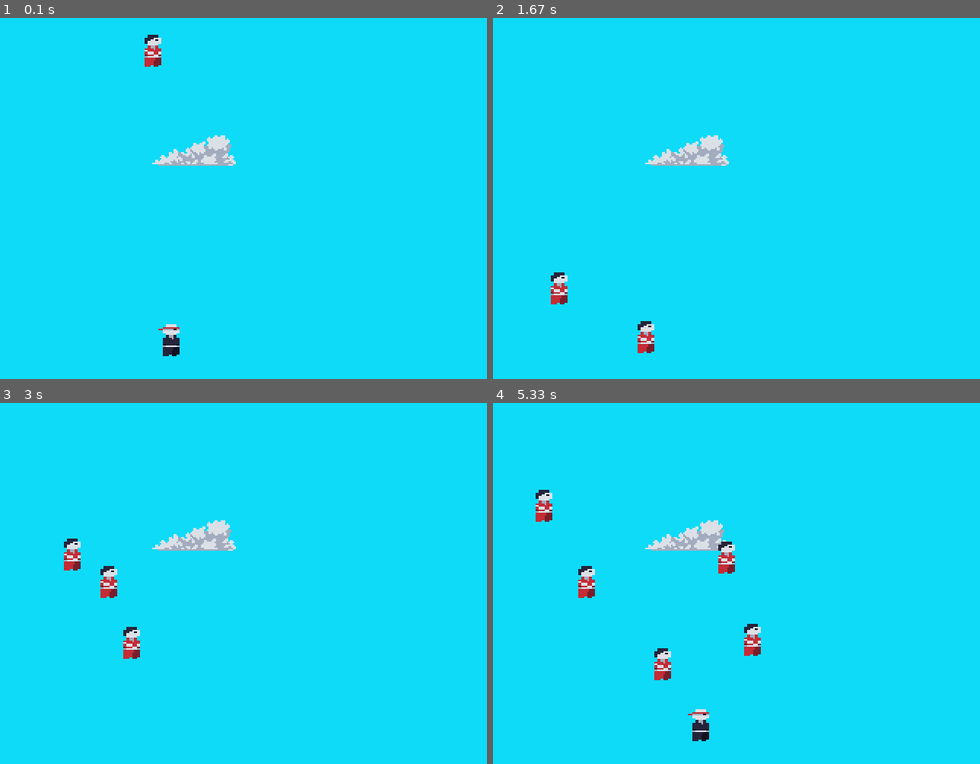
Above: before the commit, frames 1-4 (two rows, left to right).
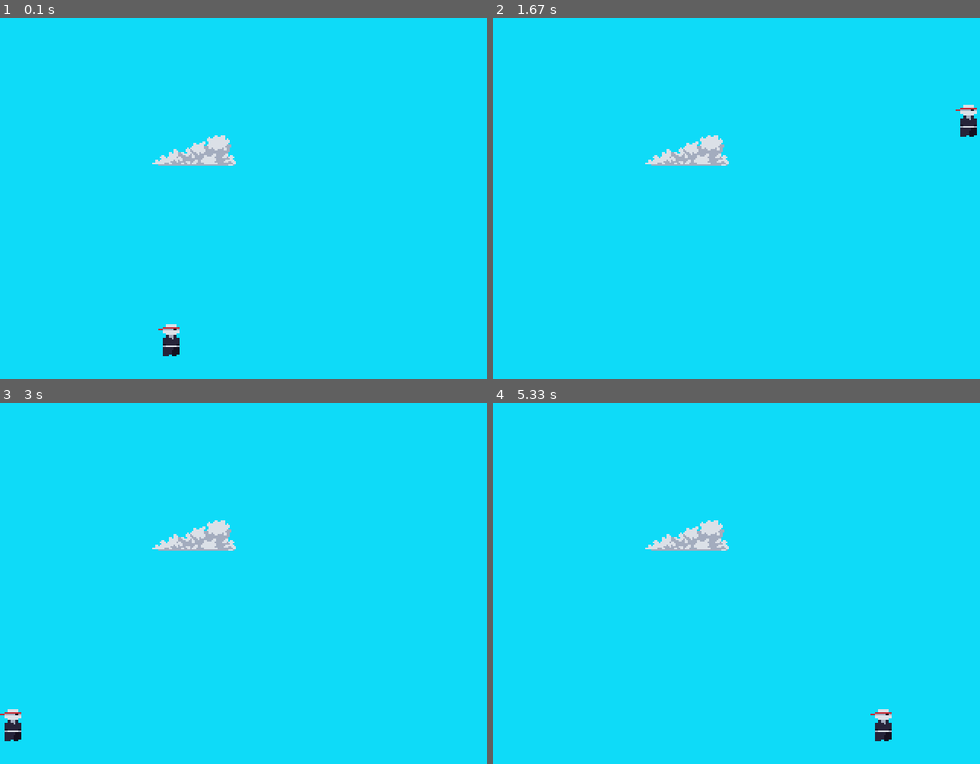
Above: after the commit, the same moments.

Repository: luksquitos/pygame-platformer
Game: pygame game, started from main.py
Same seed, same stepped clock (60 frames per second), same inputs: the game is played once before the commit and once after it.
Inputs:
- Up to frame 1 (0.1 s): no input
- Up to frame 2 (1.67 s): hold D 0.33-0.8 s; hold W 0.83-1.13 s
- Up to frame 3 (3 s): hold A 1.67-2.2 s; hold S 2.23-2.53 s; hold A 2.57-2.97 s
- Up to frame 4 (5.33 s): hold W 3-3.37 s; hold D 3.4-4.03 s; hold S 4.07-4.43 s; hold A 4.47-4.93 s; hold D from 4.97 s (still down)

The runs differ from the first frame. In frame 1, 0.3% of the frame differs, in the area x 29-34%, y 4-14%; in frame 2, 0.8%; in frame 3, 1.1%; in frame 4, 1.9%, in the area x 8-82%, y 24-94%.

Commit message:
feat: player stops leaving the screen

Diff:
--- a/game.py
+++ b/game.py
@@ -25,7 +25,7 @@
             self.display.fill((14, 219, 248)) # Usado para "limpar a tela"
             # print("Quantidade de objetos na memória ", len(objects_in_memory))
 
-            self.generate_enemies()
+            # self.generate_enemies()
 
             self.objects_update()
 
--- a/player.py
+++ b/player.py
@@ -35,16 +35,16 @@
     def move(self):
         key_pressed = pg.key.get_pressed()
 
-        if key_pressed[pg.K_w]:
+        if key_pressed[pg.K_w] and self.rect.top > 0:
             self.y_pos -= self.velocity
 
-        if key_pressed[pg.K_s]:
+        if key_pressed[pg.K_s] and self.rect.bottom <= 240:
             self.y_pos += self.velocity
 
-        if key_pressed[pg.K_a]:
+        if key_pressed[pg.K_a] and self.rect.left > 0:
             self.x_pos -= self.velocity
 
-        if key_pressed[pg.K_d]:
+        if key_pressed[pg.K_d] and self.rect.right <= 320:
             self.x_pos += self.velocity
 
 class Enemy(MovingObject):
